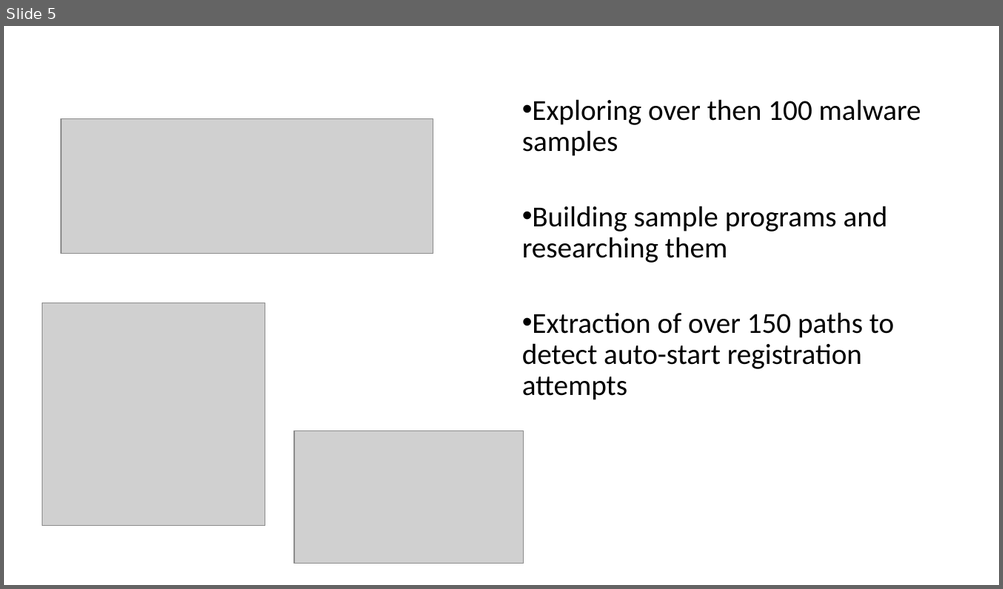
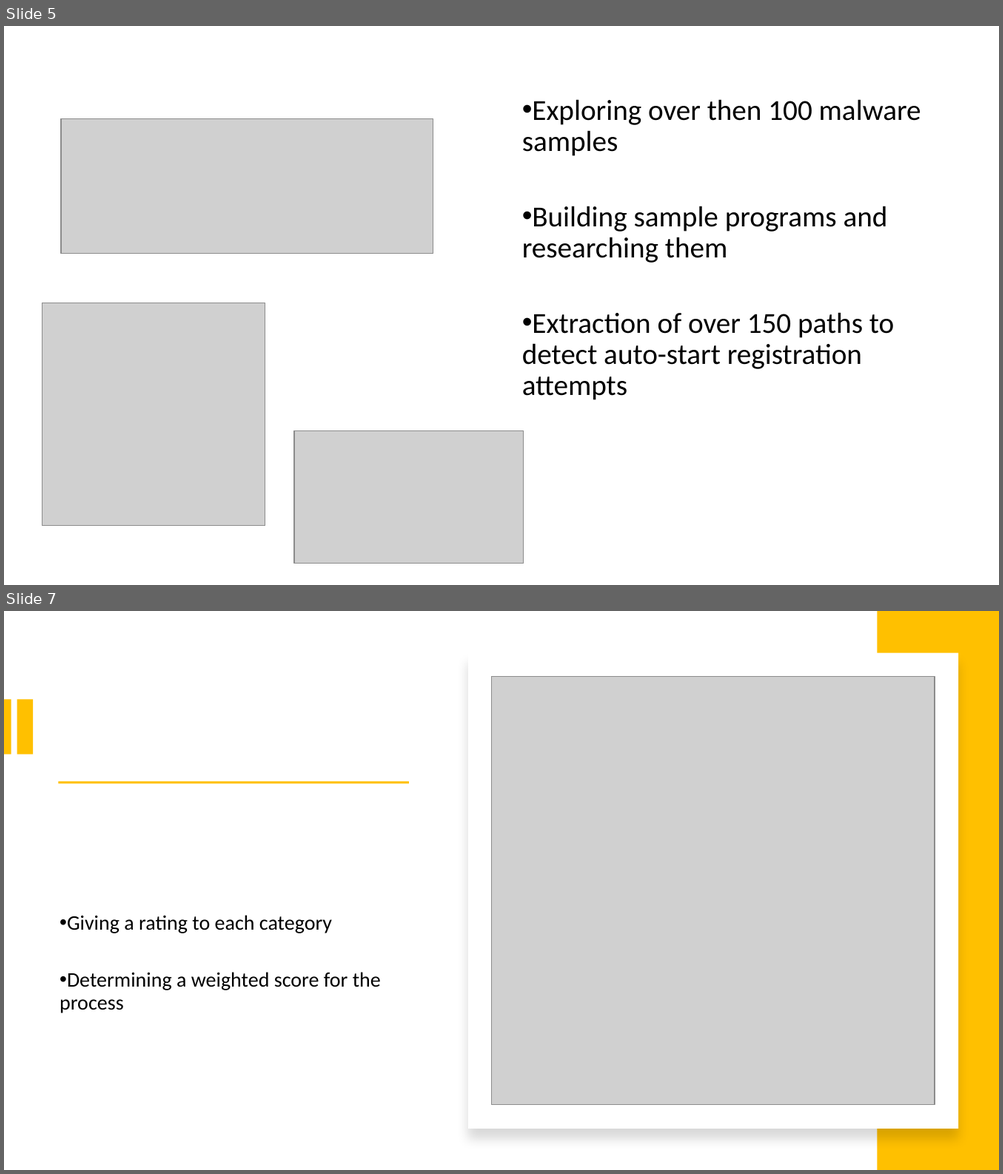
Before and after one commit to ychielt/project_CE, a slide deck: presentation.pptx. Shown one above the other, each under a label of ours: slide 5 before the commit, slides 5 and 7 after it; the slides between them are not shown. The pictures are 1003x589 and 1003x1174 pixels, drawn with LibreOffice and Linux fonts; fonts in the diff are those of the drawing; grey boxes stand for pictures; background and template pictures are left out. Boxes give left, top, right and bottom in pixels: in the first picture for what was removed or moved away, otherwise in the second. Text is boxed around its words. In the diff, an @@ line names an element or a change of style, - is before the commit and + after.

Commit message:
added Category class

```diff
--- a/presentation.pptx
+++ b/presentation.pptx
@@ slide 7 added at [4,611,999,1170], background #FFFFFF @@
@@ rectangle added at [877,611,999,1170], fill #FFC000 @@
@@ rectangle added at [468,652,959,1129], fill #FFFFFF @@
@@ picture added at [492,676,934,1105] @@
@@ rectangle added at [4,699,11,755], fill #FFC000 @@
@@ rectangle added at [17,699,32,755], fill #FFC000 @@
@@ rectangle added at [59,782,409,784], fill #FFC000 @@
@@ text added at [60,915,381,1014], 20 pt, text #000000 @@
+• Giving a rating to each category
+• Determining a weighted score for the process
```
Also in this commit, not shown: 1 slide changed, 2 other slides added, 1 slide removed, 2 other files.
